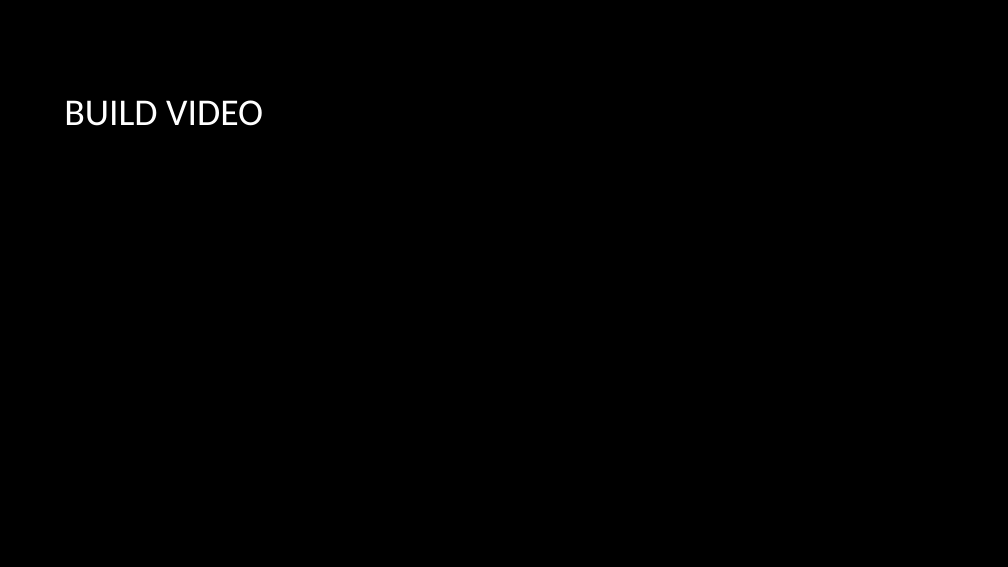
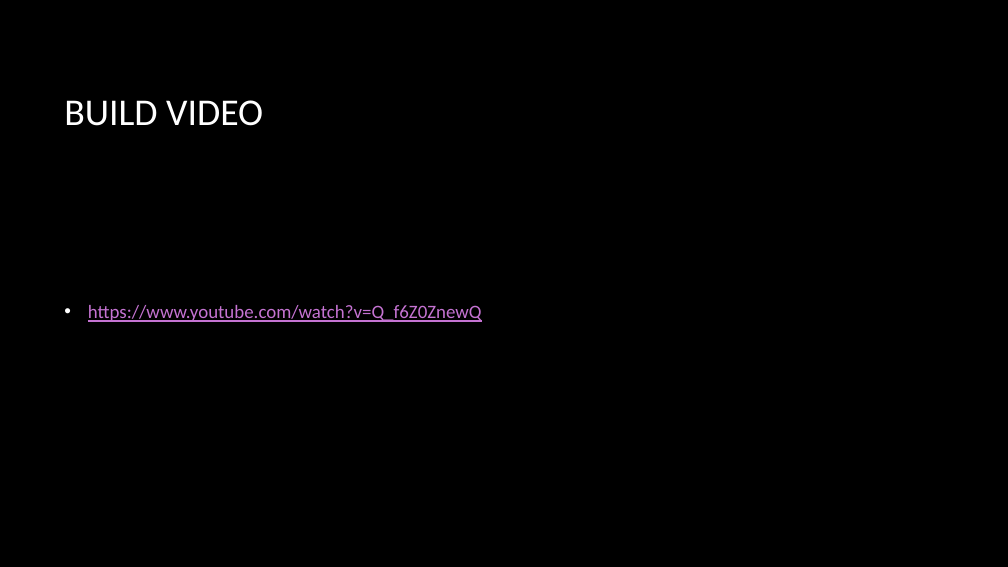
Before and after one commit to abhirupdas033/abhirupdas033.github.io, a slide deck: slide 6 of documents/Abhirup_PowerPoint_Presentation_Week13.pptx. Drawn at 1008x567 pixels with LibreOffice and Linux fonts; fonts in the diff are those of the drawing; background and template pictures are left out. Boxes give left, top, right and bottom in pixels: in the first picture for what was removed or moved away, otherwise in the second. Text is boxed around its words. In the diff, an @@ line names an element or a change of style, - is before the commit and + after.

Commit message:
Updated

```diff
--- a/documents/Abhirup_PowerPoint_Presentation_Week13.pptx
+++ b/documents/Abhirup_PowerPoint_Presentation_Week13.pptx
@@ text added at <box>88,305,482,322</box>, 18 pt, text #C573D2, underline @@
+• https://www.youtube.com/watch?v=Q_f6Z0ZnewQ
```
